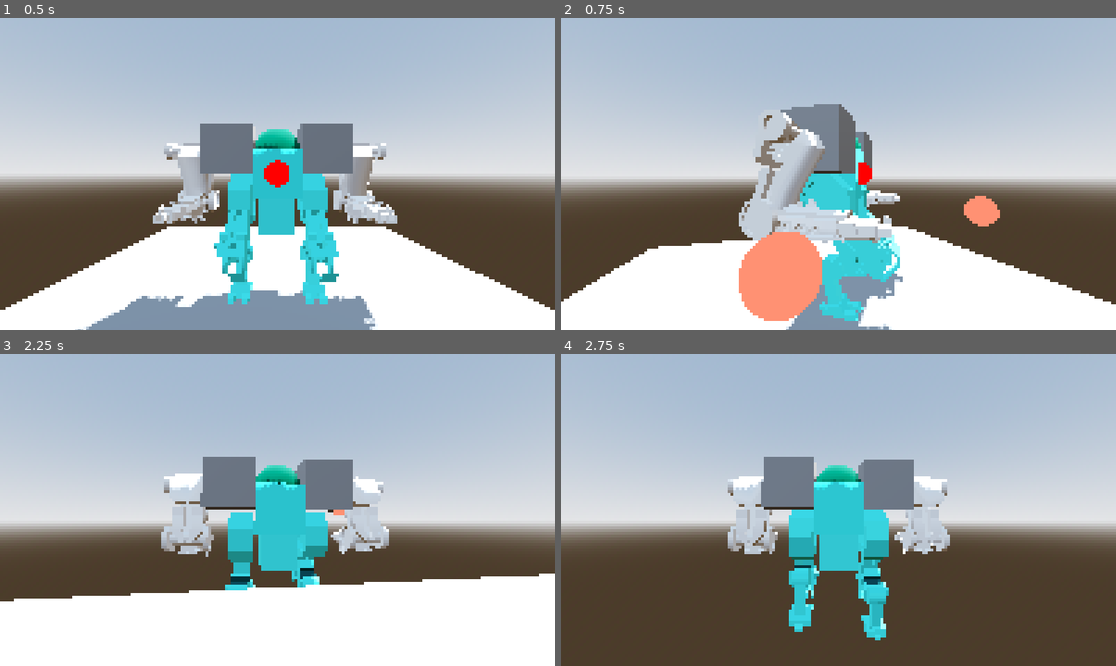
Above: before the commit, frames 1-4 (two rows, left to right).
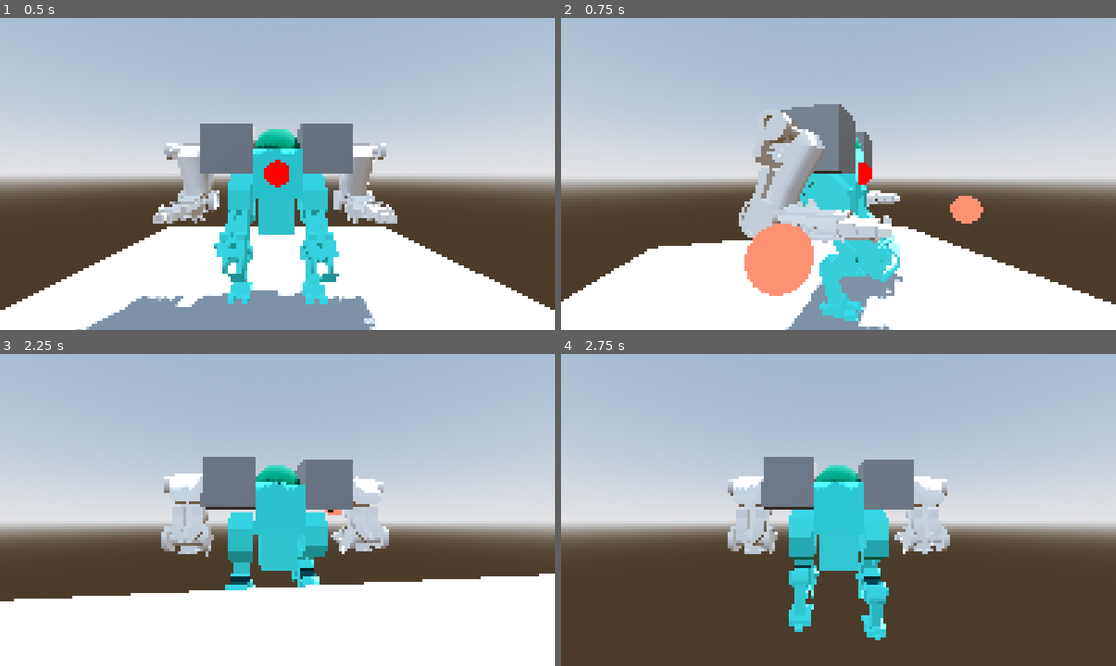
Above: after the commit, the same moments.

Repository: jalvarez2016/Bot-Heart-Prototype
Game: Godot game, scene res://PlayableScenes/PlayerPlayGround.tscn
Same seed, same stepped clock (60 frames per second), same inputs: the game is played once before the commit and once after it.
Inputs (mouse positions are in pixels of both pictures, inside the frame that each line leads up to):
- Up to frame 1 (0.5 s): no input
- Up to frame 2 (0.75 s): move the mouse to (866, 174) at 0.52 s; hold W (forward) from 0.53 s (still down); click (866, 174) at 0.6 s
- Up to frame 3 (2.25 s): keep holding W (forward); tap Space (jump) at 0.77, 1.52 s; move the mouse to (249, 510) at 1.27 s; tap Shift (sprint) at 1.35 s; move the mouse to (288, 503) at 2.02 s; click (288, 503) at 2.1 s
- Up to frame 4 (2.75 s): keep holding W (forward)

Frame 1 is identical in both runs. In frame 2, 2.2% of the frame differs, in the area x 32-80%, y 57-98%; in frame 3, less than 0.1%; in frame 4, nothing differs.
Error after the commit: Cannot call method 'get_node' on a null value. (res://Player/BaseParts/Attachments/gun.gd:24)

Commit message:
correct bullet direction

Diff:
--- a/Player/BaseParts/Attachments/BaseArm.tscn
+++ b/Player/BaseParts/Attachments/BaseArm.tscn
@@ -35,7 +35,7 @@
 transform = Transform3D(9.72665e-08, 0.147822, -0.0915719, -0.251046, 4.2759e-08, -6.54231e-08, -5.64162e-08, 0.0689304, 0.196377, -0.693142, 2.05954, -2.42947)
 
 [node name="ShotOrigin" type="Node3D" parent="RightArm/Armature_002/Skeleton3D/Cube_009" index="1" node_paths=PackedStringArray("ArmController", "animator", "cooldown", "bulletSpawnPoint")]
-transform = Transform3D(-2.65556, 3.59681e-07, 9.38458e-07, 5.32511e-07, 4.08738, 0.00953513, -1.28779e-06, 0.00717752, -3.07676, -0.0864043, 0.382917, -3.46638)
+transform = Transform3D(2.65556, 0, 0, 0, 4.08739, 0, 0, 0, 3.07677, -0.0864043, 0.382917, -3.46638)
 script = ExtResource("2_ljtwe")
 ArmController = NodePath("../../../../..")
 animator = NodePath("../../../../AnimationPlayer")
@@ -64,7 +64,7 @@
 transform = Transform3D(9.72665e-08, 0.147822, -0.0915719, -0.251046, 4.2759e-08, -6.54231e-08, -5.64162e-08, 0.0689304, 0.196377, -0.693142, 2.05954, -2.42947)
 
 [node name="ShotOrigin" type="Node3D" parent="LeftArm/Armature_001/Skeleton3D/Cube_006" index="0" node_paths=PackedStringArray("ArmController", "animator", "cooldown", "bulletSpawnPoint")]
-transform = Transform3D(-2.65556, 3.59681e-07, 9.38458e-07, 5.32511e-07, 4.08738, 0.00953513, -1.28779e-06, 0.00717752, -3.07676, -0.0864043, 0.382917, -3.46638)
+transform = Transform3D(2.65556, 0, 0, 0, 4.08739, 0, 0, 0, 3.07677, -0.0864043, 0.382917, -3.46638)
 script = ExtResource("2_ljtwe")
 ArmController = NodePath("../../../../..")
 animator = NodePath("../../../../AnimationPlayer")
--- a/Player/BaseParts/Attachments/gun.gd
+++ b/Player/BaseParts/Attachments/gun.gd
@@ -10,7 +10,6 @@
 
 func toggle_active() -> void:
 	isActive = !isActive
-	print("activate")
 
 
 func shoot() -> void:
@@ -19,9 +18,12 @@
 	if ArmController.isGun:
 		print('shootin')
 		animator.play('Arm Shoot')
-		var bullet = preloadedBullet.instantiate()
+		var bullet: Node3D = preloadedBullet.instantiate()
 		get_tree().root.get_child(0).add_child(bullet)
-		bullet.global_transform = bulletSpawnPoint.global_transform
+		bullet.global_position = bulletSpawnPoint.global_position
+		var generalMesh = get_tree().root.get_child(0).get_node("Player").get_node("CharacterBody3D").mesh
+		bullet.rotation.y = generalMesh.global_rotation.y
+		print('bullet rotation: ', bullet.rotation.y)
 
 		bullet.fire()
 		shooting = true
--- a/Player/BaseParts/SFX/Bullet.gd
+++ b/Player/BaseParts/SFX/Bullet.gd
@@ -1,12 +1,12 @@
 extends Node3D
 @export var damage: int = 10
 @export var isActive: bool
+@export var bulletDirection: Marker3D
 @export var bullet: RigidBody3D
 
 func fire() -> void:
-#	calculate vector based on camera direction
-	bullet.add_constant_force(Vector3(0, 5, 100))
-	pass
+	var generalDirection:= bulletDirection.global_position - self.global_position
+	bullet.add_constant_force(Vector3(generalDirection.x * 10, generalDirection.y + 8, generalDirection.z * 10))
 
 func _on_bullet_area_entered(area: Area3D) -> void:
 	if isActive:
--- a/Player/BaseParts/SFX/Bullet.tscn
+++ b/Player/BaseParts/SFX/Bullet.tscn
@@ -24,8 +24,11 @@
 
 [sub_resource type="SphereShape3D" id="SphereShape3D_ovv24"]
 
-[node name="Bullet" type="Node3D" node_paths=PackedStringArray("bullet")]
+[sub_resource type="BoxMesh" id="BoxMesh_ovv24"]
+
+[node name="Bullet" type="Node3D" node_paths=PackedStringArray("bulletDirection", "bullet")]
 script = ExtResource("1_ovv24")
+bulletDirection = NodePath("RigidBody3D/Marker3D")
 bullet = NodePath("RigidBody3D")
 
 [node name="RigidBody3D" type="RigidBody3D" parent="."]
@@ -48,8 +51,19 @@
 [node name="CollisionShape3D" type="CollisionShape3D" parent="RigidBody3D"]
 shape = SubResource("SphereShape3D_ovv24")
 
+[node name="MeshInstance3D2" type="MeshInstance3D" parent="RigidBody3D"]
+transform = Transform3D(1, 0, 0, 0, 1, 0, 0, 0, 1, 0, 0, -1)
+visible = false
+mesh = SubResource("BoxMesh_ovv24")
+skeleton = NodePath("../CollisionShape3D")
+
+[node name="Marker3D" type="Marker3D" parent="RigidBody3D"]
+transform = Transform3D(1, 0, 0, 0, 1, 0, 0, 0, 1, 0, 0, 2)
+
 [node name="Timer" type="Timer" parent="."]
 wait_time = 4.0
+one_shot = true
+autostart = true
 
 [connection signal="area_entered" from="RigidBody3D/MeshInstance3D/Area3D" to="." method="_on_bullet_area_entered"]
 [connection signal="timeout" from="Timer" to="." method="_on_timer_timeout"]
Not shown: 1 places in Player/BaseParts/SFX/Bullet.tscn that only renumber resources
